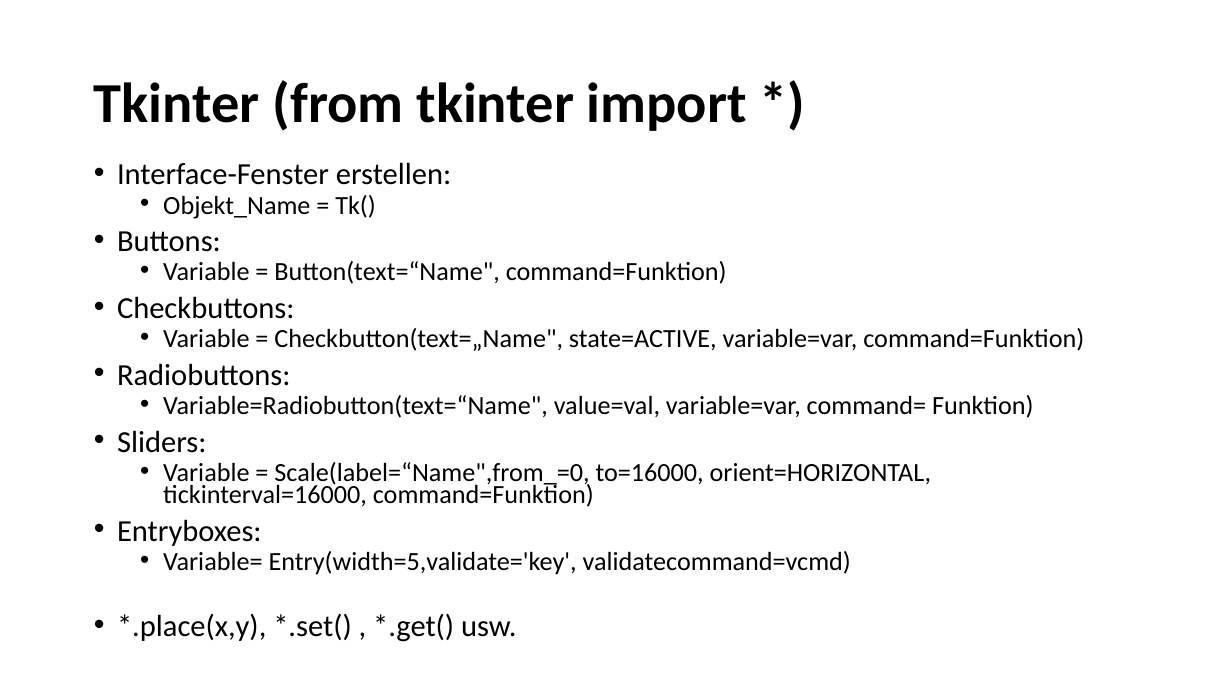
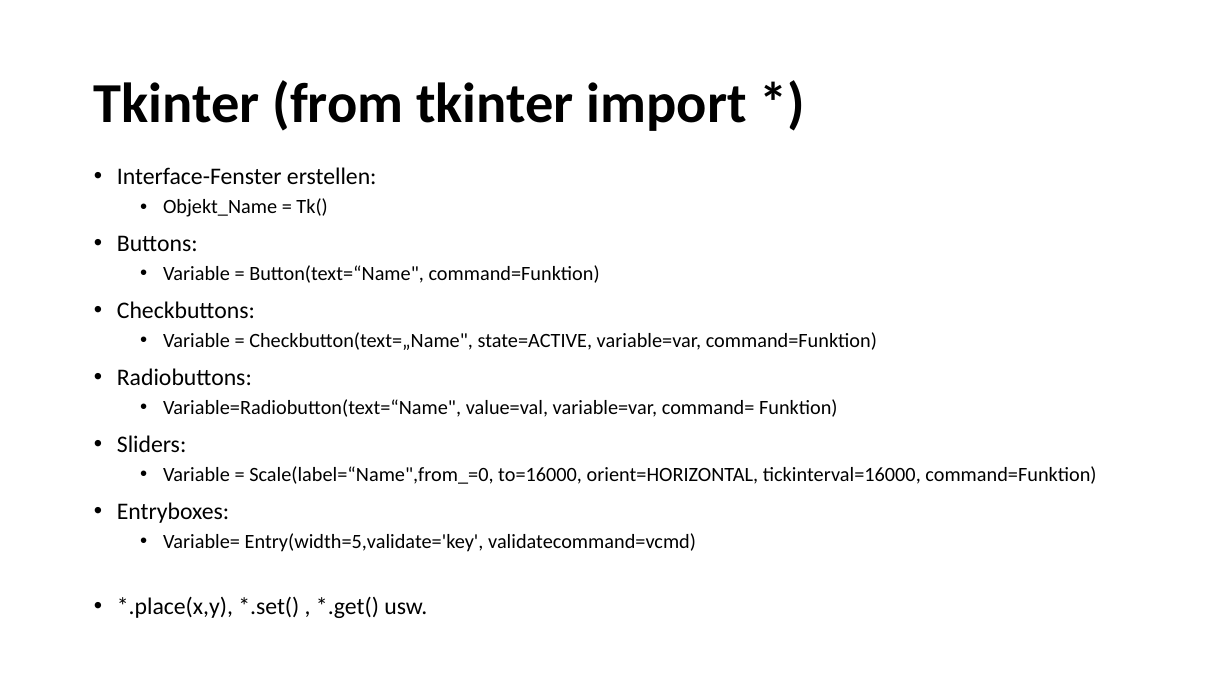
Before and after one commit to Antimoon51/Synthesizer, a slide deck: slide 12 of Präsentation_Synthesizer_Interface.pptx (slide 4 before the commit). Drawn at 1232x693 pixels with LibreOffice and Linux fonts; fonts in the diff are those of the drawing. Boxes give left, top, right and bottom in pixels: in the first picture for what was removed or moved away, otherwise in the second. Text is boxed around its words. In the diff, an @@ line names an element or a change of style, - is before the commit and + after.

```diff
--- a/Präsentation_Synthesizer_Interface.pptx
+++ b/Präsentation_Synthesizer_Interface.pptx
@@ text "Interface-Fenster erstellen:" at (117, 167, 1096, 618): size 23.8 to 18.5 pt in "Interface-Fenster erstellen:", "Buttons:", "Checkbuttons:", "Radiobuttons:" and 3 more places; size 20.4 to 15.8 pt in "Objekt_Name = Tk()", "Variable = Button(text=“Name", command=Funktion)", "Variable = Checkbutton(text=„Name", state=ACTIVE, variable=v ...", "Variable=Radiobutton(text=“Name", value=val, variable=var, c ..." and 2 more places; line spacing 0.7 to 0.9 @@
```
Also in this commit, not shown: 4 other slides changed, 8 slides added.
